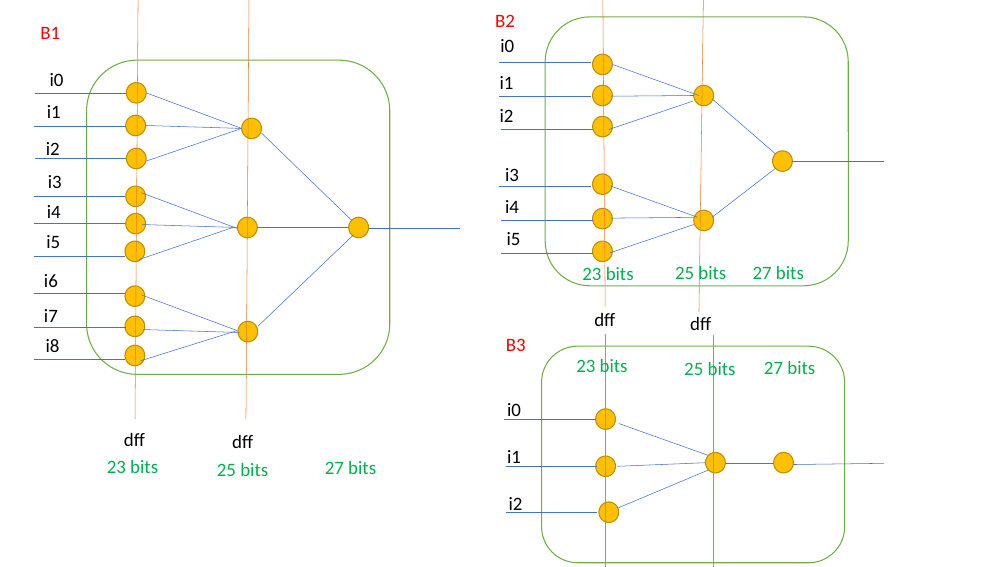
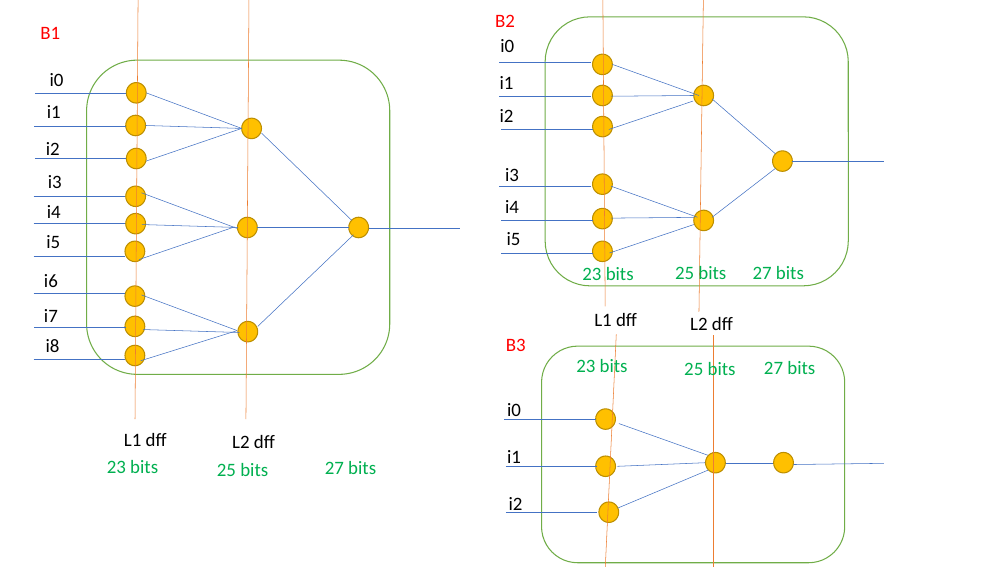
Before and after one commit to rayquazacxj/AI-hardware-accelerate-engine, a slide deck: slide 8 of addertree/ADDER.pptx (slide 3 before the commit). Drawn at 1008x567 pixels with LibreOffice and Linux fonts; fonts in the diff are those of the drawing. Boxes give left, top, right and bottom in pixels: in the first picture for what was removed or moved away, otherwise in the second. Text is boxed around its words. In the diff, an @@ line names an element or a change of style, - is before the commit and + after.

```diff
--- a/addertree/ADDER.pptx
+++ b/addertree/ADDER.pptx
@@ text at (594, 313, 637, 326): text changed @@
-dff
+L1 dff
@@ text at (690, 317, 733, 330): text changed @@
-dff
+L2 dff
@@ line moved from (606, 334) - (606, 567) to (616, 334) - (606, 567) @@
@@ text at (124, 433, 167, 446): text changed @@
-dff
+L1 dff
@@ text at (232, 435, 275, 448): text changed @@
-dff
+L2 dff
```
Also in this commit, not shown: 2 other slides changed, 9 slides added, 18 other files.
